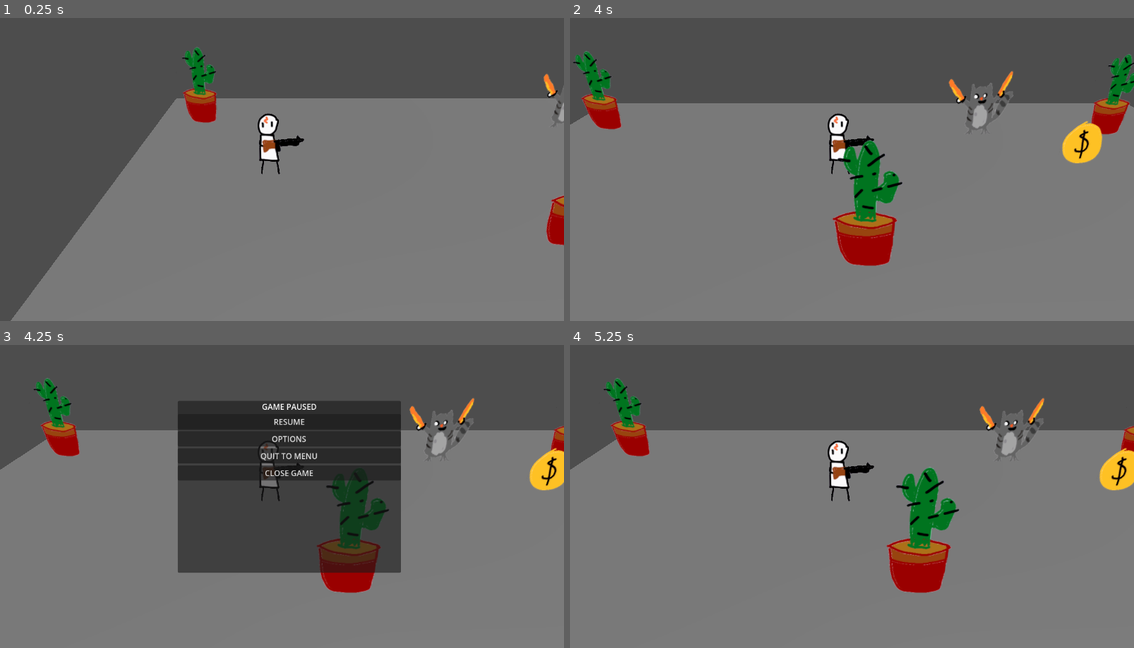
Above: before the commit, frames 1-4 (two rows, left to right).
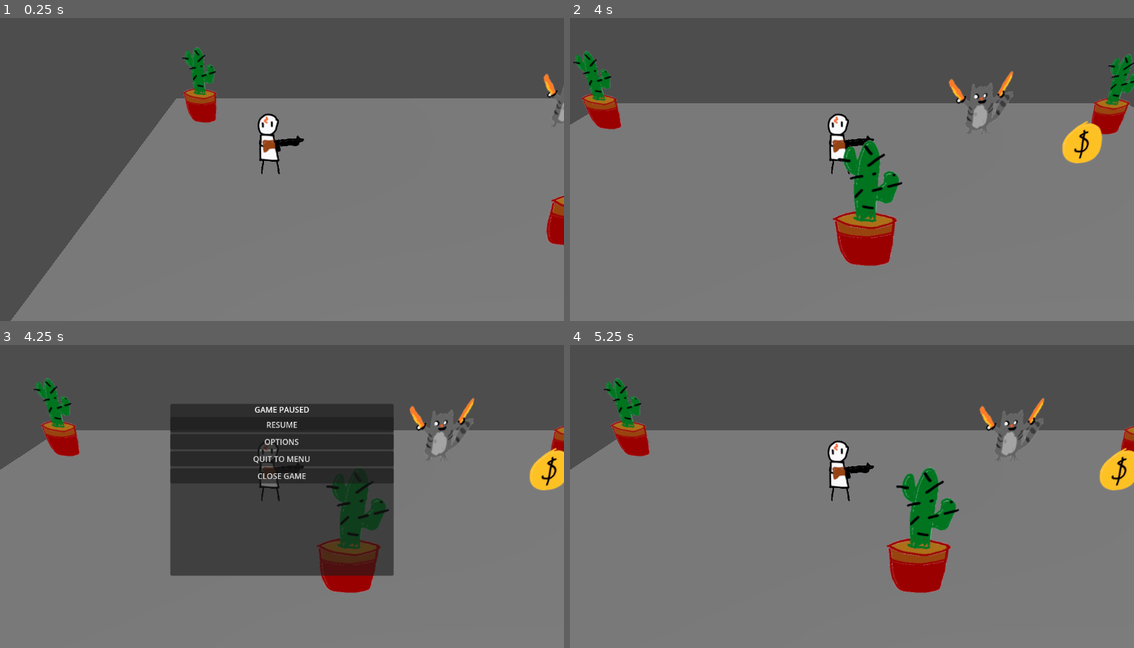
Above: after the commit, the same moments.

Repository: gmuGADIG/DEADSHOT
Game: Godot game, scene res://test_scenes/example_scene.tscn
Two runs of this game, one before a commit and one after it. Both use one fixed random seed, a clock stepped at 60 frames per second and the inputs below.
Inputs:
- Up to frame 1 (0.25 s): no input
- Up to frame 2 (4 s): tap Enter at 0.5 s; hold D (move_right) 0.53-1.28 s; hold S (move_down) 1.28-2.03 s; hold D (move_right) 2.03-2.78 s; hold W (move_up) 2.78-3.53 s; hold A (move_left) from 3.53 s (still down)
- Up to frame 3 (4.25 s): keep holding A (move_left); tap Escape (ui_cancel) at 4.15 s
- Up to frame 4 (5.25 s): release A (move_left) at 5 s; click "RESUME" at 5 s

Frames 1-2 are identical in both runs. In frame 3, 3.1% of the frame differs, in the area x 30-72%, y 18-77%; in frame 4, nothing differs.

Commit message:
centered it
(i was just playing around in the project and realized it was off center!!!)

Diff:
--- a/menu/pause_menu.tscn
+++ b/menu/pause_menu.tscn
@@ -19,11 +19,18 @@
 close_button = NodePath("Panel/VBoxContainer/CloseGameButton")
 
 [node name="Panel" type="Panel" parent="."]
-layout_mode = 0
-offset_left = -213.0
-offset_top = -182.0
-offset_right = 243.0
-offset_bottom = 170.0
+layout_mode = 1
+anchors_preset = 8
+anchor_left = 0.5
+anchor_top = 0.5
+anchor_right = 0.5
+anchor_bottom = 0.5
+offset_left = -228.0
+offset_top = -176.0
+offset_right = 228.0
+offset_bottom = 176.0
+grow_horizontal = 2
+grow_vertical = 2
 
 [node name="VBoxContainer" type="VBoxContainer" parent="Panel"]
 layout_mode = 1
